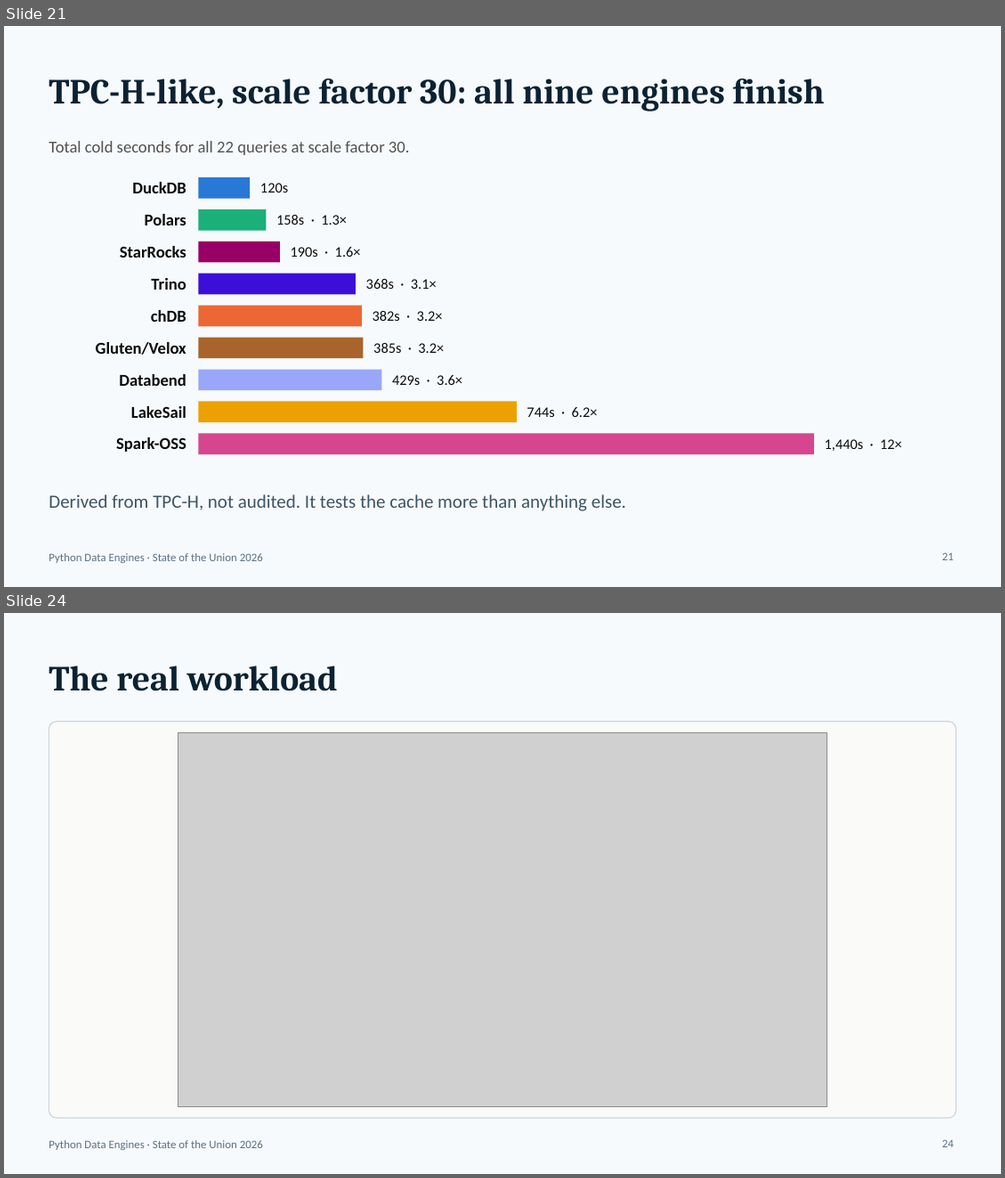
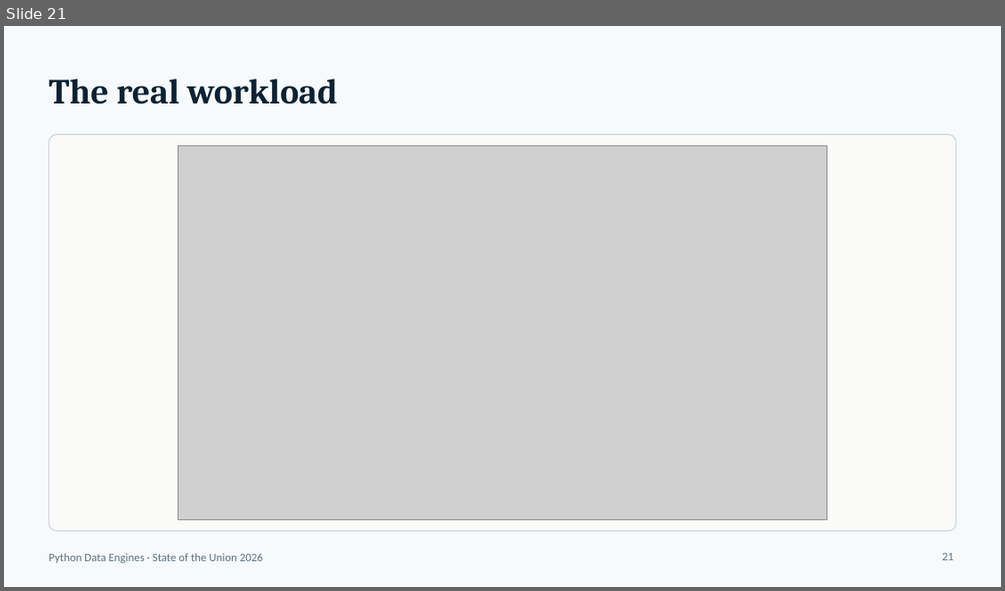
Before and after one commit to djouallah/presentations, a slide deck: python-engine/state-of-the-union-python-engines-2026.pptx. Shown one above the other, each under a label of ours: slides 21 and 24 before the commit, slide 21 after it; the slides between them are not shown. The pictures are 1005x1178 and 1005x591 pixels, drawn with LibreOffice and Linux fonts; fonts in the diff are those of the drawing; grey boxes stand for pictures. Boxes give left, top, right and bottom in pixels: in the first picture for what was removed or moved away, otherwise in the second. Text is boxed around its words. In the diff, an @@ line names an element or a change of style, - is before the commit and + after.

```diff
--- a/python-engine/state-of-the-union-python-engines-2026.pptx
+++ b/python-engine/state-of-the-union-python-engines-2026.pptx
@@ slide 21 removed at (x1=4, y1=26, x2=1001, y2=587), background #F7FAFC; not listed: 1 template element that a slide beside it also shows @@
@@ title removed at (x1=48, y1=79, x2=825, y2=111) @@
-TPC-H-like, scale factor 30: all nine engines finish
@@ text removed at (x1=48, y1=141, x2=410, y2=155) @@
-Total cold seconds for all 22 queries at scale factor 30.
@@ text removed at (x1=132, y1=182, x2=186, y2=193) @@
-DuckDB
@@ rectangle removed at (x1=198, y1=177, x2=250, y2=198) @@
@@ text removed at (x1=260, y1=183, x2=288, y2=192) @@
-120s
@@ rectangle removed at (x1=198, y1=209, x2=266, y2=230) @@
@@ text removed at (x1=145, y1=214, x2=186, y2=225) @@
-Polars
@@ text removed at (x1=276, y1=215, x2=347, y2=224) @@
-158s · 1.3×
@@ text removed at (x1=120, y1=246, x2=186, y2=257) @@
-StarRocks
@@ rectangle removed at (x1=198, y1=241, x2=280, y2=263) @@
@@ text removed at (x1=291, y1=247, x2=361, y2=257) @@
-190s · 1.6×
@@ text removed at (x1=151, y1=278, x2=186, y2=289) @@
-Trino
@@ rectangle removed at (x1=198, y1=273, x2=356, y2=295) @@
@@ text removed at (x1=366, y1=279, x2=437, y2=289) @@
-368s · 3.1×
@@ text removed at (x1=151, y1=310, x2=186, y2=321) @@
-chDB
@@ rectangle removed at (x1=198, y1=305, x2=362, y2=326) @@
@@ text removed at (x1=372, y1=311, x2=443, y2=321) @@
-382s · 3.2×
@@ text removed at (x1=96, y1=342, x2=186, y2=354) @@
-Gluten/Velox
@@ rectangle removed at (x1=198, y1=338, x2=363, y2=358) @@
@@ text removed at (x1=373, y1=343, x2=444, y2=353) @@
-385s · 3.2×
@@ rectangle removed at (x1=198, y1=370, x2=381, y2=390) @@
@@ text removed at (x1=119, y1=374, x2=186, y2=386) @@
-Databend
@@ text removed at (x1=392, y1=375, x2=462, y2=385) @@
-429s · 3.6×
@@ text removed at (x1=131, y1=406, x2=186, y2=418) @@
-LakeSail
@@ rectangle removed at (x1=198, y1=402, x2=517, y2=422) @@
@@ text removed at (x1=526, y1=407, x2=598, y2=417) @@
-744s · 6.2×
@@ text removed at (x1=116, y1=437, x2=186, y2=451) @@
-Spark-OSS
@@ rectangle removed at (x1=198, y1=433, x2=814, y2=454) @@
@@ text removed at (x1=825, y1=439, x2=902, y2=451) @@
-1,440s · 12×
@@ text removed at (x1=48, y1=494, x2=626, y2=511) @@
-Derived from TPC-H, not audited. It tests the cache more than anything else.
@@ page number removed at (x1=942, y1=552, x2=954, y2=560) @@
-21
@@ what was slide 24 is now slide 21 @@
@@ page number at (x1=942, y1=552, x2=954, y2=560): text changed @@
-24
+21
```
Also in this commit, not shown: 4 slides changed, 2 other slides removed, 2 other files.
